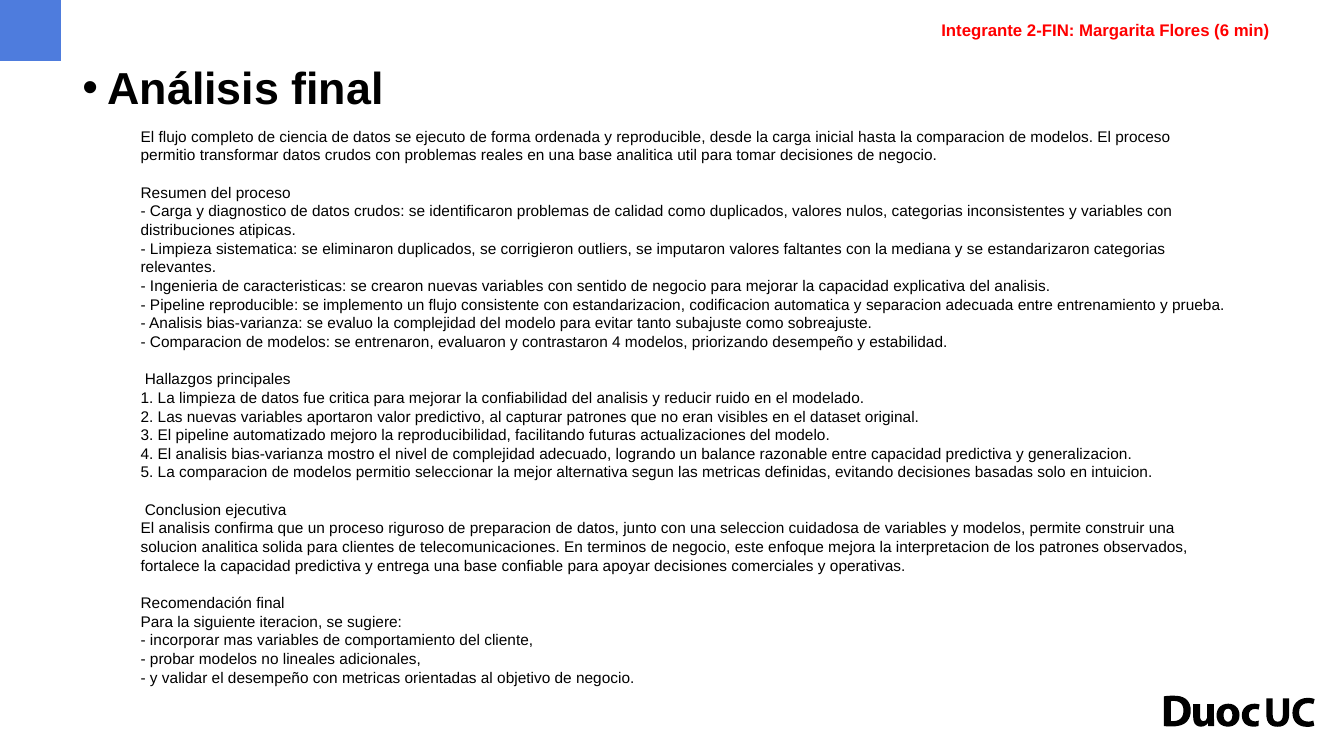
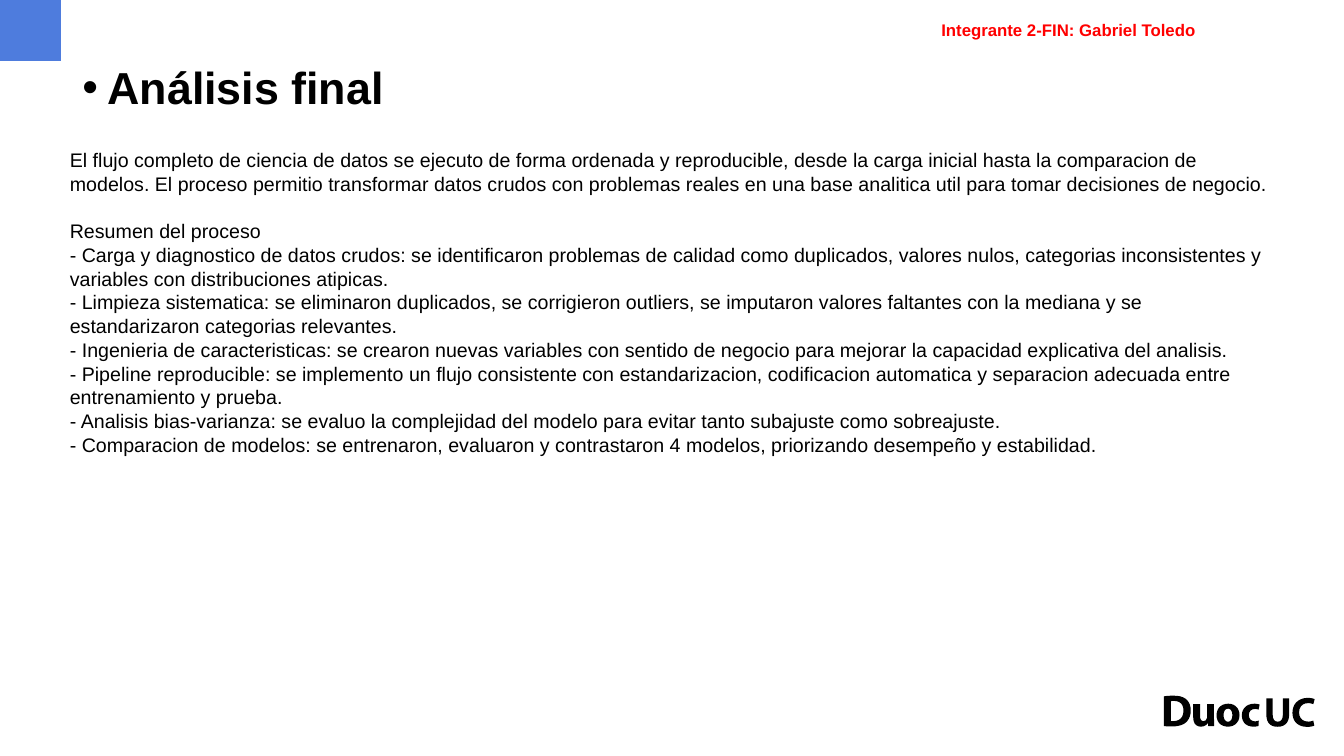
Before and after one commit to GabTo0011/entrega_1-prog_para_ciencia_datos, a slide deck: slide 12 of docs/Formato presentacion evaluacion parcial 1.pptx. Drawn at 1344x756 pixels with LibreOffice and Linux fonts; fonts in the diff are those of the drawing; background and template pictures are left out. Boxes give left, top, right and bottom in pixels: in the first picture for what was removed or moved away, otherwise in the second. Text is boxed around its words. In the diff, an @@ line names an element or a change of style, - is before the commit and + after.

```diff
--- a/docs/Formato presentacion evaluacion parcial 1.pptx
+++ b/docs/Formato presentacion evaluacion parcial 1.pptx
@@ text at (941, 24, 1196, 40): text changed @@
-Integrante 2-FIN: Margarita Flores (6 min)
+Integrante 2-FIN: Gabriel Toledo
@@ text "El flujo completo de ciencia ...": place and size @@
-text "El flujo completo de ciencia ..." at (141, 131, 1224, 686)
+text "El flujo completo de ciencia ..." at (70, 152, 1266, 456)
@@ text "El flujo completo de ciencia ..." at (70, 152, 1266, 456): size 11 to 14 pt @@
@@ text at (141, 373, 1187, 686): paragraphs removed @@
-Hallazgos principales
-1. La limpieza de datos fue critica para mejorar la confiabilidad del analisis y reducir ruido en el modelado.
-2. Las nuevas variables aportaron valor predictivo, al capturar patrones que no eran visibles en el dataset original.
-3. El pipeline automatizado mejoro la reproducibilidad, facilitando futuras actualizaciones del modelo.
-4. El analisis bias-varianza mostro el nivel de complejidad adecuado, logrando un balance razonable entre capacidad predictiva y generalizacion.
-5. La comparacion de modelos permitio seleccionar la mejor alternativa segun las metricas definidas, evitando decisiones basadas solo en intuicion.
-Conclusion ejecutiva
-El analisis confirma que un proceso riguroso de preparacion de datos, junto con una seleccion cuidadosa de variables y modelos, permite construir una solucion analitica solida para clientes de telecomunicaciones. En terminos de negocio, este enfoque mejora la interpretacion de los patrones observados, fortalece la capacidad predictiva y entrega una base confiable para apoyar decisiones comerciales y operativas.
-Recomendación final
-Para la siguiente iteracion, se sugiere:
-- incorporar mas variables de comportamiento del cliente,
-- probar modelos no lineales adicionales,
-- y validar el desempeño con metricas orientadas al objetivo de negocio.
```
Also in this commit, not shown: 4 other slides changed, 3 slides added, 2 slides removed.
